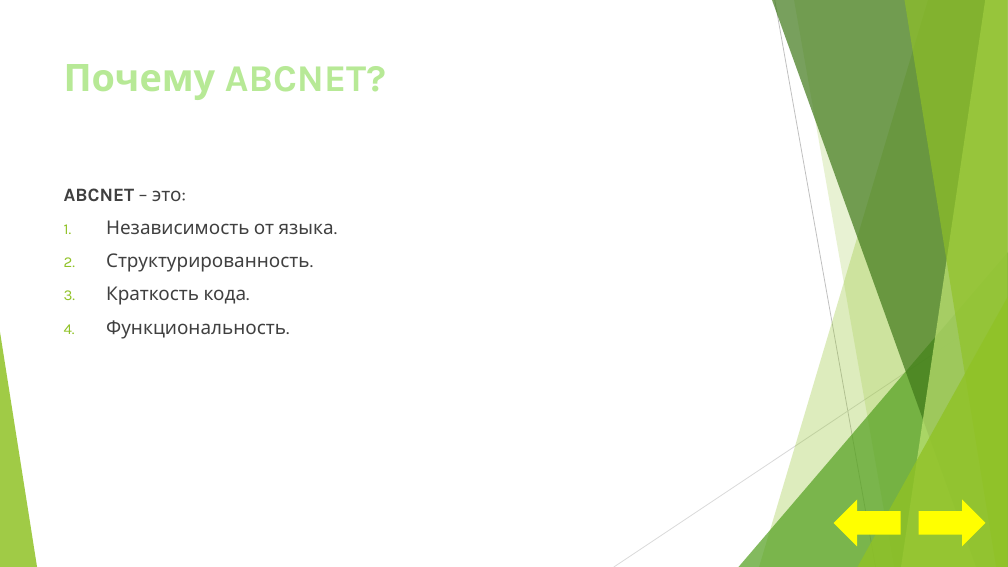
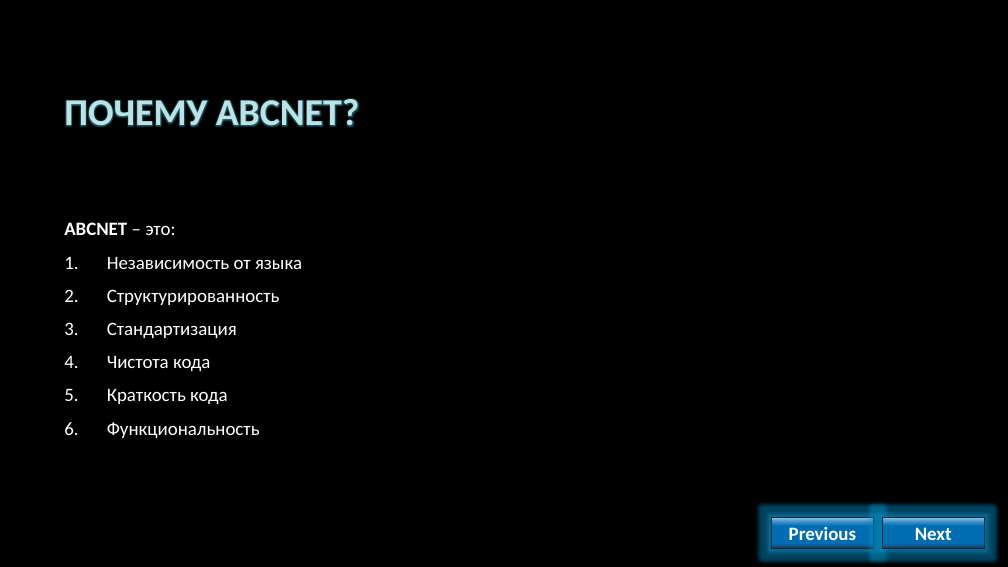
Before and after one commit to AlvinSeville7cf-NET-projects/ABCNET, a slide deck: slide 2 of NETMouse - .NET release/Presentations/ABCNET как альтернатива PABCSystem.pptx. Drawn at 1008x567 pixels with LibreOffice and Linux fonts; fonts in the diff are those of the drawing; background and template pictures are left out. Boxes give left, top, right and bottom in pixels: in the first picture for what was removed or moved away, otherwise in the second. Text is boxed around its words. In the diff, an @@ line names an element or a change of style, - is before the commit and + after.

```diff
--- a/NETMouse - .NET release/Presentations/ABCNET как альтернатива PABCSystem.pptx
+++ b/NETMouse - .NET release/Presentations/ABCNET как альтернатива PABCSystem.pptx
@@ background #FFFFFF to picture (left out) @@
@@ title "ПОЧЕМУ ABCNET?" at (x1=64, y1=98, x2=360, y2=127): vertical alignment top to middle @@
@@ title at (x1=64, y1=98, x2=360, y2=127): text changed; font Karla to Calibri; text colour #B7E996 to #BCE2E6 @@
-Почему ABCNET?
+ПОЧЕМУ ABCNET?
@@ text "ABCNET – это:" at (x1=64, y1=222, x2=302, y2=438): vertical alignment top to middle @@
@@ text at (x1=64, y1=222, x2=175, y2=235): font Karla to Calibri, text colour #404040 to #FFFFFF in "ABCNET – это:" @@
@@ text at (x1=107, y1=257, x2=302, y2=438): text changed; font Karla to Calibri; text colour #404040 to #FFFFFF @@
-1. Независимость от языка.
-2. Структурированность.
-3. Краткость кода.
-4. Функциональность.
+1. Независимость от языка
+2. Структурированность
+3. Стандартизация
+4. Чистота кода
+5. Краткость кода
+6. Функциональность
@@ group removed at (x1=0, y1=0, x2=1008, y2=567): 5 freeform shapes, 3 triangles, 2 lines @@
@@ right arrow removed at (x1=834, y1=500, x2=901, y2=547) @@
@@ right arrow removed at (x1=919, y1=500, x2=986, y2=547) @@
@@ rectangle added at (x1=772, y1=518, x2=874, y2=548), fill gradient #A3CEED to #0070C0 to #292834, outline #262626 0.75 pt, 18 pt, text #FFFFFF, bold @@
+Previous
@@ rectangle added at (x1=882, y1=518, x2=985, y2=548), fill gradient #A3CEED to #0070C0 to #292834, outline #262626 0.75 pt, 18 pt, text #FFFFFF, bold @@
+Next
```
Also in this commit, not shown: 7 other slides changed, 3 slides added, 3 slides removed.
